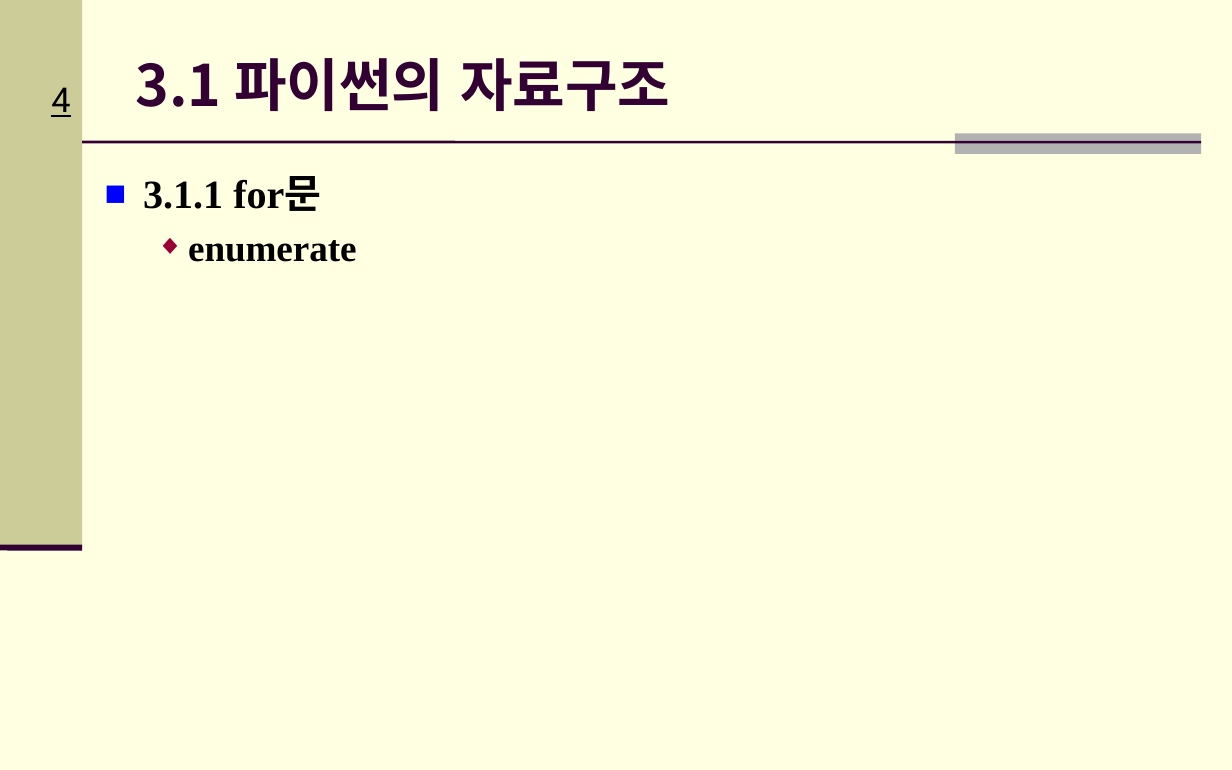
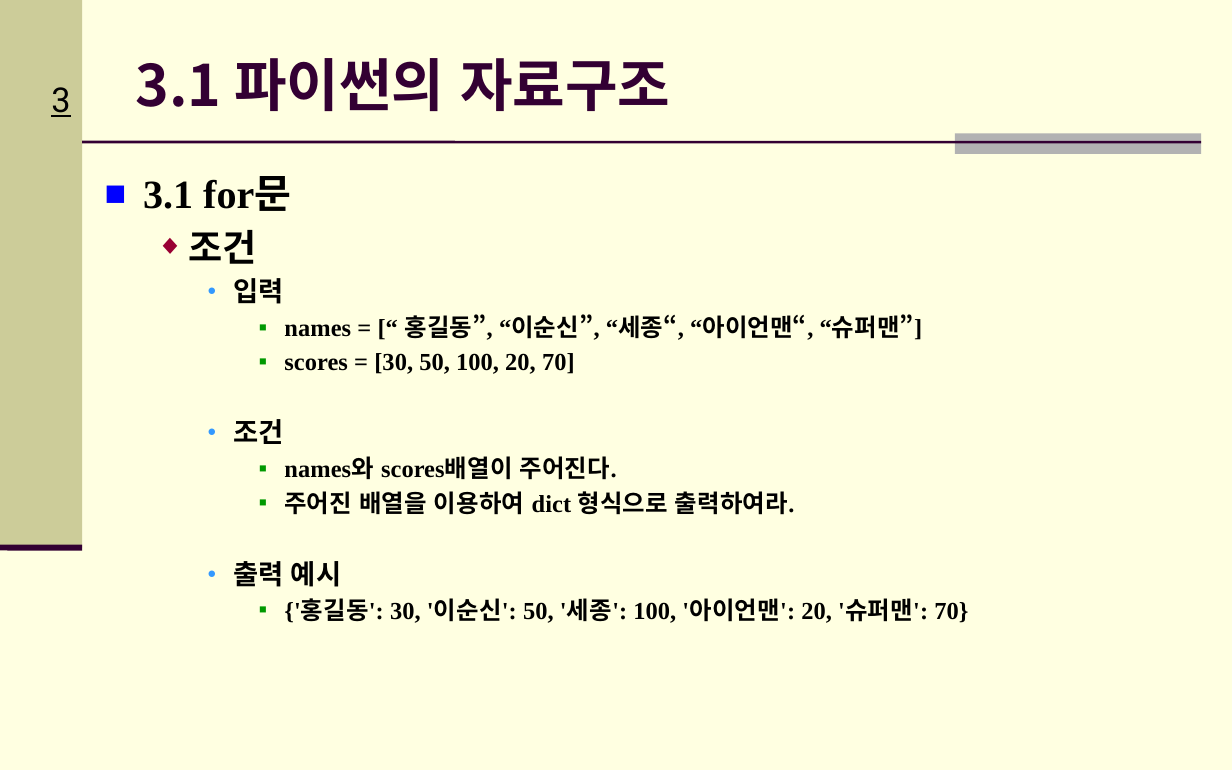
Before and after one commit to Hitbee-dev/OpenCV-Python, a slide deck: slide 3 of 2022-09-20/documents/CH_03_파이썬 기초_실습2.pptx (slide 4 before the commit). Drawn at 1232x770 pixels with LibreOffice and Linux fonts; fonts in the diff are those of the drawing; background and template pictures are left out. Boxes give left, top, right and bottom in pixels: in the first picture for what was removed or moved away, otherwise in the second. Text is boxed around its words. In the diff, an @@ line names an element or a change of style, - is before the commit and + after.

```diff
--- a/2022-09-20/documents/CH_03_파이썬 기초_실습2.pptx
+++ b/2022-09-20/documents/CH_03_파이썬 기초_실습2.pptx
@@ page number at (51,87,70,117): text changed @@
-4
+3
@@ text at (143,177,968,623): text changed; size 23.3 to 14.3 pt @@
-■ 3.1.1 for문
-  ◆ enumerate
+■ 3.1 for문
+  ◆ 조건
+    ● 입력
+      ▪ names = [“ 홍길동”, “이순신”, “세종“, “아이언맨“, “슈퍼맨”]
+      ▪ scores = [30, 50, 100, 20, 70]
+    ● 조건
+      ▪ names와 scores배열이 주어진다.
+      ▪ 주어진 배열을 이용하여 dict 형식으로 출력하여라.
+    ● 출력 예시
+      ▪ {'홍길동': 30, '이순신': 50, '세종': 100, '아이언맨': 20, '슈퍼맨': 70}
```
Also in this commit, not shown: 1 other slide changed, 1 slide added, 1 slide removed, 1 other file.
